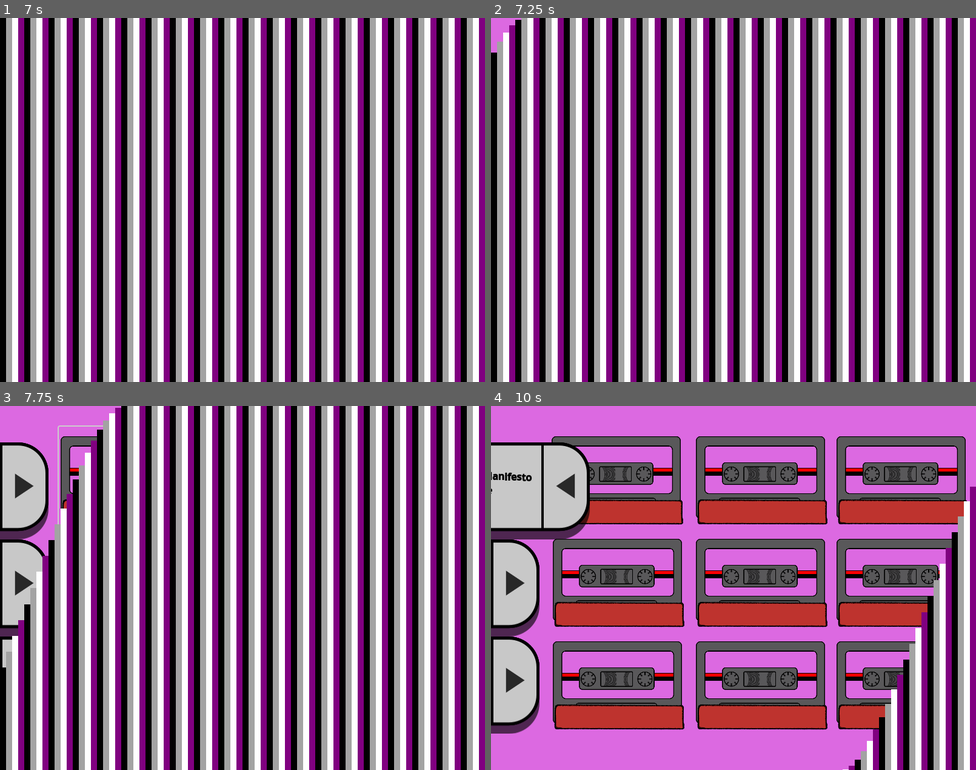
Above: before the commit, frames 1-4 (two rows, left to right).
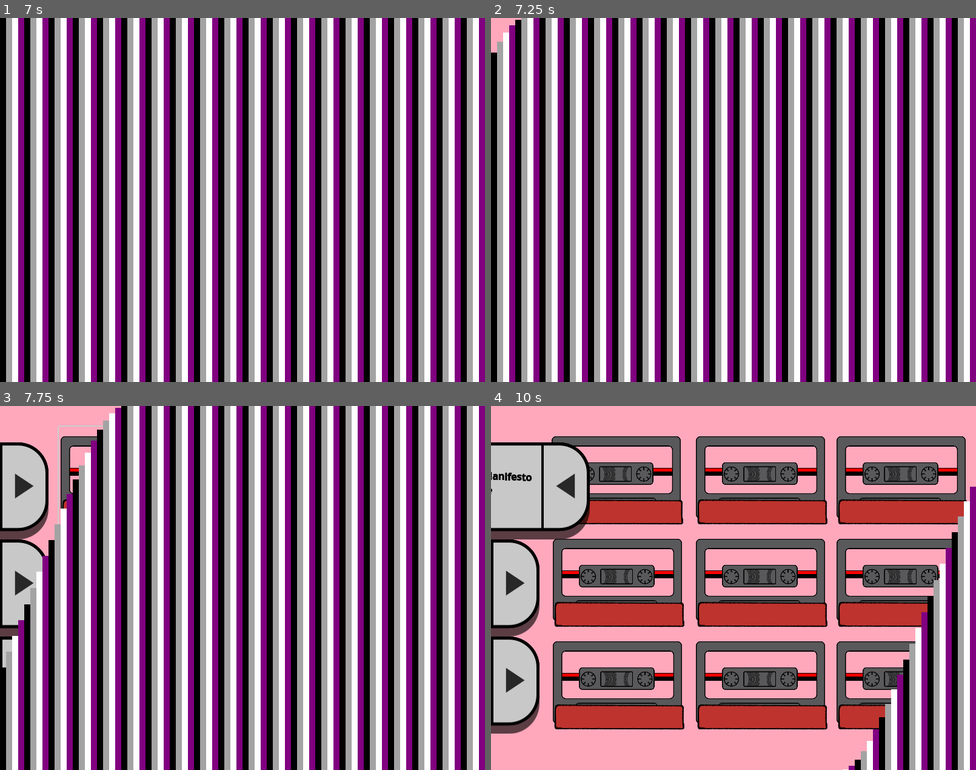
Above: after the commit, the same moments.

Repository: Falme/Mixtapes
Game: Godot game, scene res://Scenes/splash.tscn
Two runs of this game, one before a commit and one after it. Both use one fixed random seed, a clock stepped at 60 frames per second and the inputs below.
Inputs (mouse positions are in pixels of both pictures, inside the frame that each line leads up to):
- Up to frame 1 (7 s): no input
- Up to frame 2 (7.25 s): no input
- Up to frame 3 (7.75 s): click (121, 478) at 7.27 s
- Up to frame 4 (10 s): click (515, 486) at 8.02 s; click (612, 478) at 8.77 s; click (563, 486) at 9.52 s

Frame 1 is identical in both runs. In frame 2, 0.3% of the frame differs, in the area x 0-7%, y 0-10%; in frame 3, 3.1%; in frame 4, 44%, in the area x 0-100%, y 0-100%.
Error in both runs: Attempt to call function 'get_as_text' in base 'null instance' on a null instance. (res://Scripts/Collection/tape_configuration.gd:12)

Commit message:
Changed background color

Diff:
--- a/Scenes/collection.tscn
+++ b/Scenes/collection.tscn
@@ -18,7 +18,7 @@
 anchor_bottom = 1.0
 grow_horizontal = 2
 grow_vertical = 2
-color = Color(0.862745, 0.411765, 0.882353, 1)
+color = Color(1, 0.658824, 0.737255, 1)
 
 [node name="TapeArea" type="Control" parent="BackgroundArt"]
 layout_mode = 1
